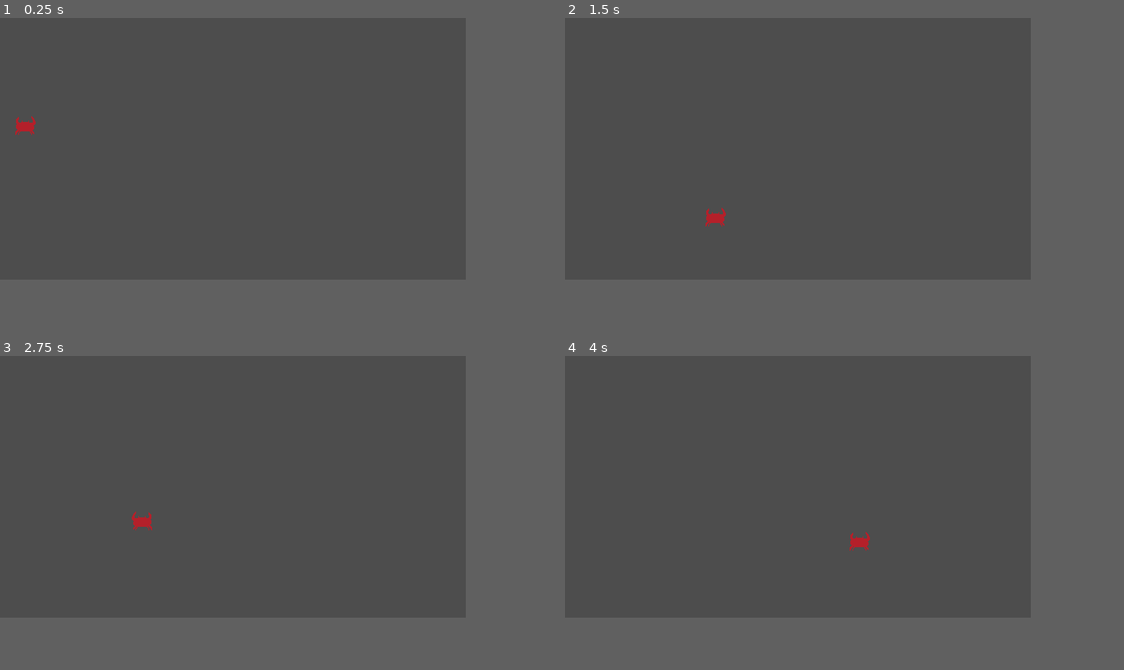
Above: before the commit, frames 1-4 (two rows, left to right).
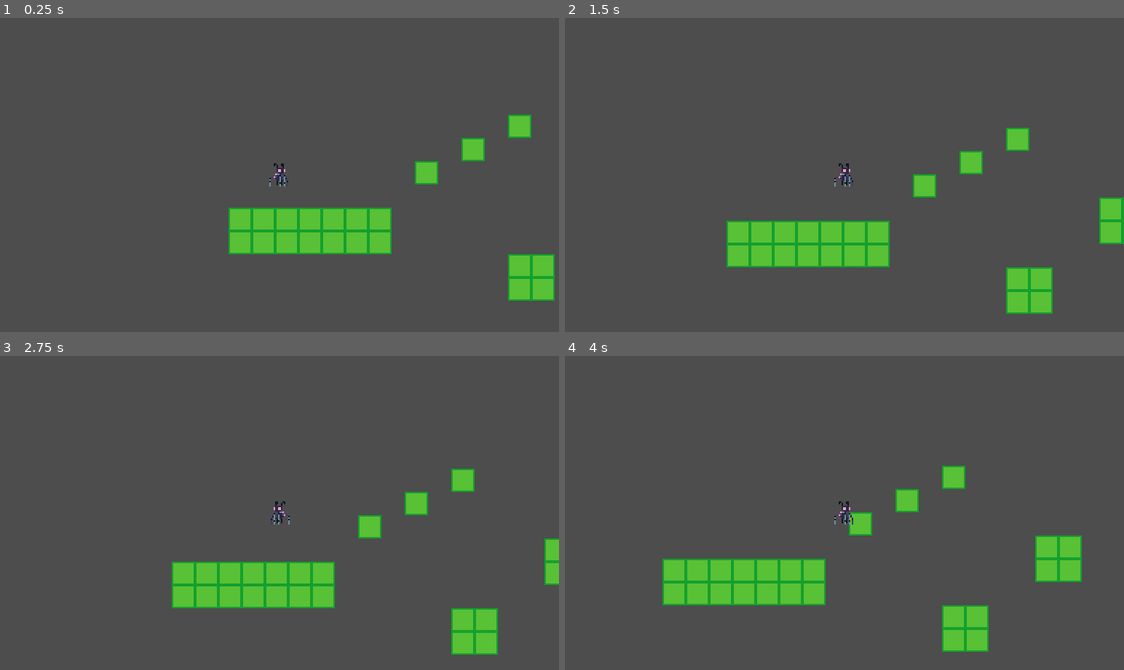
Above: after the commit, the same moments.

Repository: reyhan0173/Pixel-Game-Jam
Game: Godot game, scene res://scenes/playground.tscn
Same seed, same stepped clock (60 frames per second), same inputs: the game is played once before the commit and once after it.
Inputs:
- Up to frame 1 (0.25 s): no input
- Up to frame 2 (1.5 s): hold Space (jump) 0.53-1.28 s; hold D (move_right) from 0.53 s (still down); tap Space (jump) at 1.35 s
- Up to frame 3 (2.75 s): tap Space (jump) at 1.52, 1.82 s; release D (move_right) at 2.03 s; hold A (move_left) from 2.03 s (still down); hold Space (jump) from 2.03 s (still down)
- Up to frame 4 (4 s): release A (move_left) at 2.78 s; release Space (jump) at 2.78 s; hold D (move_right) from 2.78 s (still down); tap Space (jump) at 2.85, 3.02, 3.32 s; hold Space (jump) from 3.53 s (still down)
In our replay, the window is 640x360 before the commit and 768x432 after it. These sizes can differ from the game's own. Grey fills any space a smaller window leaves; there, only what the larger window draws over its background counts as a difference.

The runs differ from the first frame. In frame 1, 6.7% of the frame differs, in the area x 2-100%, y 30-91%; in frame 2, 7.4%; in frame 3, 7.1%; in frame 4, 7.9%, in the area x 17-93%, y 34-95%.

Commit message:
test resolution

Diff:
--- a/project.godot
+++ b/project.godot
@@ -17,9 +17,11 @@
 
 [display]
 
-window/size/viewport_width=640
-window/size/viewport_height=360
+window/size/viewport_width=384
+window/size/viewport_height=216
+window/size/mode=4
 window/stretch/mode="canvas_items"
+window/stretch/scale_mode="integer"
 
 [input]
 
@@ -44,6 +46,7 @@
 2d_physics/layer_1="player"
 2d_physics/layer_2="wall"
 2d_physics/layer_3="bubble"
+2d_physics/layer_4="water"
 
 [rendering]
 
--- a/scenes/player.tscn
+++ b/scenes/player.tscn
@@ -1,26 +1,37 @@
 [gd_scene load_steps=8 format=3 uid="uid://bhpqwbnbvkb2g"]
 
 [ext_resource type="Script" path="res://scripts/player.gd" id="1_hx8jc"]
+[ext_resource type="Texture2D" uid="uid://bi7aa74jr4tgt" path="res://assets/player/MC.png" id="2_8okbr"]
 [ext_resource type="Script" path="res://scripts/states/still_ground_state.gd" id="2_nuvjo"]
-[ext_resource type="Texture2D" uid="uid://duudc25reyuur" path="res://assets/player/player.png" id="2_u316y"]
 [ext_resource type="Script" path="res://scripts/states/move_ground_state.gd" id="4_atfho"]
 [ext_resource type="Script" path="res://scripts/states/still_air_state.gd" id="5_hwnqa"]
 [ext_resource type="Script" path="res://scripts/states/move_air_state.gd" id="6_53mr4"]
 
-[sub_resource type="CircleShape2D" id="CircleShape2D_xr4ie"]
+[sub_resource type="RectangleShape2D" id="RectangleShape2D_dysfe"]
+size = Vector2(6, 16)
 
 [node name="Player" type="CharacterBody2D"]
 collision_mask = 7
 script = ExtResource("1_hx8jc")
-ground_speed = 200
-jump_strength = 400
-air_speed = 200
+ground_speed = 50
+jump_strength = 80
+gravity_strength = 100
+air_speed = 50
+bubble_push_force = null
 
 [node name="CollisionShape2D" type="CollisionShape2D" parent="."]
-shape = SubResource("CircleShape2D_xr4ie")
+shape = SubResource("RectangleShape2D_dysfe")
 
 [node name="Sprite2D" type="Sprite2D" parent="."]
-texture = ExtResource("2_u316y")
+texture = ExtResource("2_8okbr")
+
+[node name="RayCast2D" type="RayCast2D" parent="."]
+target_position = Vector2(0, 64)
+collision_mask = 10
+collide_with_areas = true
+collide_with_bodies = false
+
+[node name="Camera2D" type="Camera2D" parent="."]
 
 [node name="StillGroundState" type="Node" parent="."]
 script = ExtResource("2_nuvjo")
--- a/scenes/playground.tscn
+++ b/scenes/playground.tscn
@@ -1,17 +1,35 @@
-[gd_scene load_steps=5 format=3 uid="uid://ceny4pga54mbm"]
+[gd_scene load_steps=8 format=3 uid="uid://ceny4pga54mbm"]
 
 [ext_resource type="PackedScene" uid="uid://bhpqwbnbvkb2g" path="res://scenes/player.tscn" id="1_gy1s4"]
+[ext_resource type="Texture2D" uid="uid://dvt4vaqos4xp" path="res://assets/tiles/ground.png" id="1_js4ev"]
 [ext_resource type="PackedScene" uid="uid://pxs4xp2j5q1k" path="res://scenes/bubble_emitter.tscn" id="2_miupi"]
+
+[sub_resource type="TileSetAtlasSource" id="TileSetAtlasSource_pcjm3"]
+texture = ExtResource("1_js4ev")
+0:0/0 = 0
+0:0/0/physics_layer_0/linear_velocity = Vector2(0, 0)
+0:0/0/physics_layer_0/angular_velocity = 0.0
+0:0/0/physics_layer_0/polygon_0/points = PackedVector2Array(-8, -8, 8, -8, 8, 8, -8, 8)
+
+[sub_resource type="TileSet" id="TileSet_wfwn5"]
+physics_layer_0/collision_layer = 2
+physics_layer_0/collision_mask = 7
+sources/1 = SubResource("TileSetAtlasSource_pcjm3")
 
 [sub_resource type="WorldBoundaryShape2D" id="WorldBoundaryShape2D_byno8"]
 normal = Vector2(0, 1)
 
 [sub_resource type="WorldBoundaryShape2D" id="WorldBoundaryShape2D_24h4o"]
 
-[node name="Playground" type="Node2D"]
+[node name="Playground" type="TileMap"]
+tile_set = SubResource("TileSet_wfwn5")
+format = 2
+layer_0/tile_data = PackedInt32Array(589824, 1, 0, 589825, 1, 0, 589826, 1, 0, 589827, 1, 0, 589828, 1, 0, 589829, 1, 0, 589830, 1, 0, 655360, 1, 0, 655361, 1, 0, 655362, 1, 0, 655363, 1, 0, 655364, 1, 0, 655365, 1, 0, 655366, 1, 0, 458760, 1, 0, 393226, 1, 0, 327692, 1, 0, 720909, 1, 0, 720908, 1, 0, 786444, 1, 0, 786445, 1, 0, 524304, 1, 0, 589840, 1, 0, 589841, 1, 0, 524305, 1, 0, 327700, 1, 0, 393236, 1, 0, 393237, 1, 0, 327701, 1, 0)
 
 [node name="Player" parent="." instance=ExtResource("1_gy1s4")]
 position = Vector2(35, 115)
+jump_strength = 120
+gravity_strength = 200
 
 [node name="StaticBody2D" type="StaticBody2D" parent="."]
 position = Vector2(112, 42)
--- a/scripts/player.gd
+++ b/scripts/player.gd
@@ -46,3 +46,9 @@
 
 func set_facing_right(value: bool) -> void:
 	$Sprite2D.flip_h = !value
+
+
+func is_above_water() -> bool:
+	if $RayCast2D.get_collider() is Water:
+		return true
+	return false
--- a/scripts/states/ground_state.gd
+++ b/scripts/states/ground_state.gd
@@ -34,7 +34,6 @@
 
 func fall() -> bool:
 	if !player.is_on_floor():
-		print("HELLO?")
 		player.transition_to(State.Name.STILL_AIR)
 		return true
 	return false
--- /dev/null
+++ b/scripts/water.gd
@@ -0,0 +1,11 @@
+class_name Water extends Area2D
+
+
+# Called when the node enters the scene tree for the first time.
+func _ready() -> void:
+	pass # Replace with function body.
+
+
+# Called every frame. 'delta' is the elapsed time since the previous frame.
+func _process(delta: float) -> void:
+	pass
Binary file added: assets/player/MC.png
Not shown, added: assets/player/MC.png.import
Binary file added: assets/tiles/ground.png
Not shown, added: assets/tiles/ground.png.import
